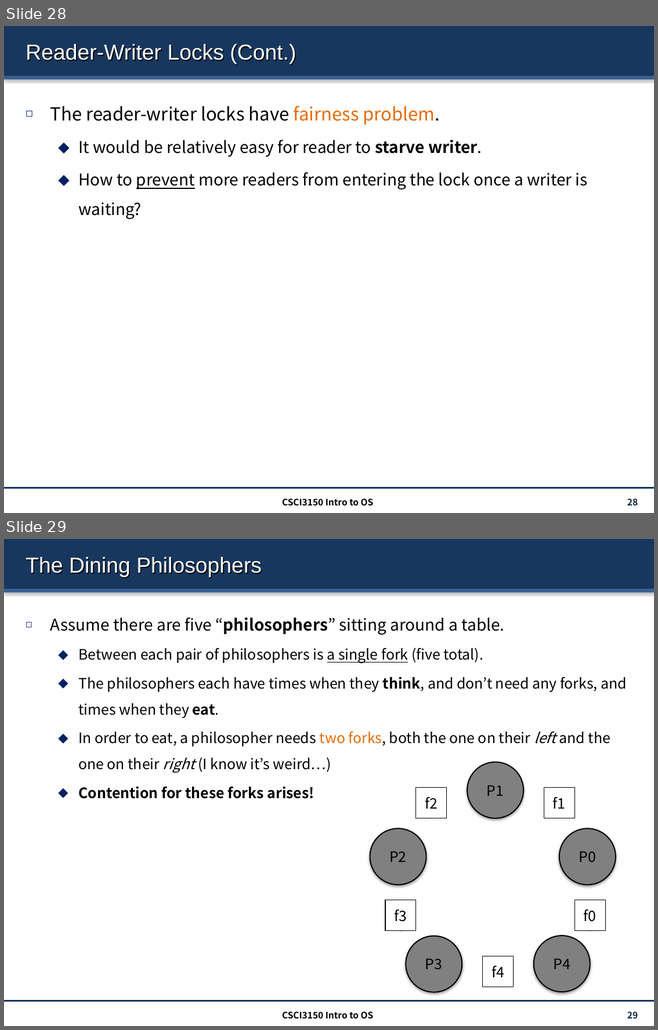
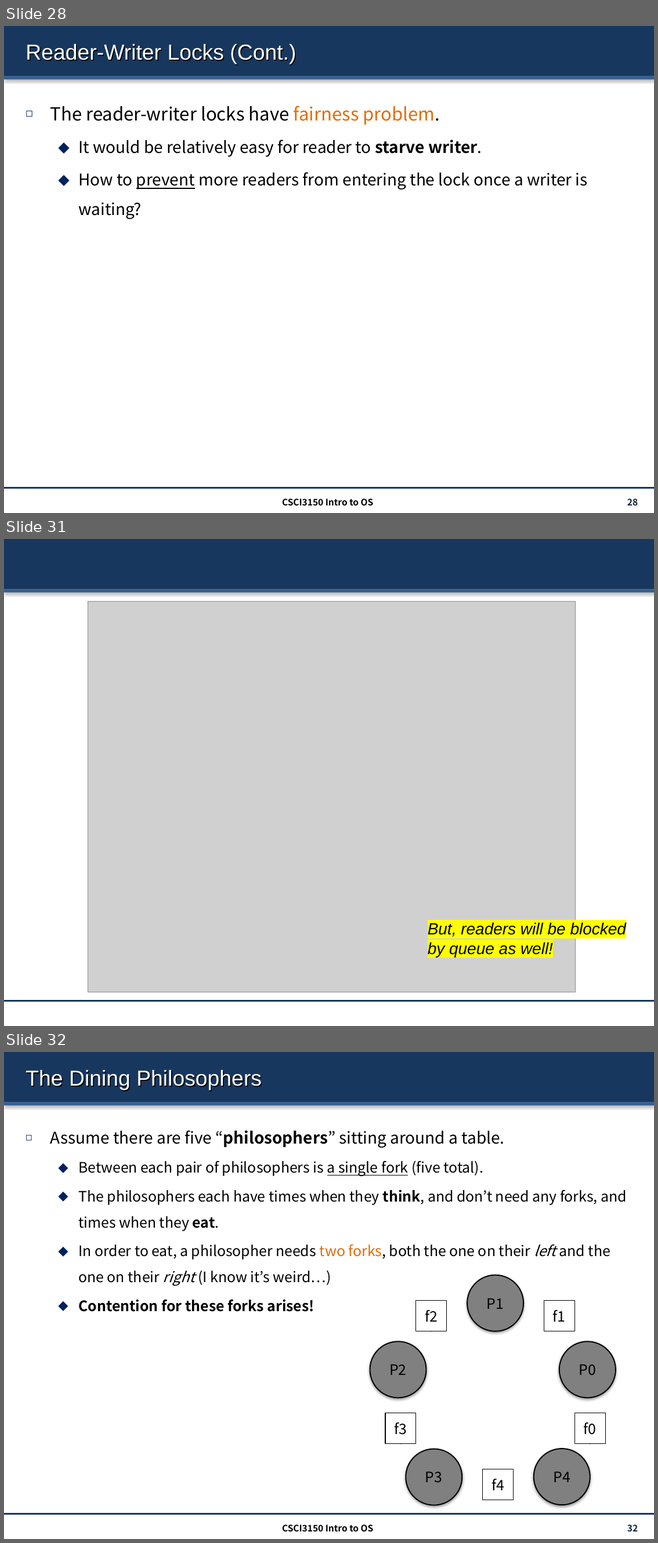
Before and after one commit to henryhxu/CSCI3150, a slide deck: lectures/lec7_sema.pptx. Shown one above the other, each under a label of ours: slides 28 and 29 before the commit, slides 28, 31 and 32 after it; the slides between them are not shown. The pictures are 658x1030 and 658x1543 pixels, drawn with LibreOffice and Linux fonts; fonts in the diff are those of the drawing; grey boxes stand for pictures. Boxes give left, top, right and bottom in pixels: in the first picture for what was removed or moved away, otherwise in the second. Text is boxed around its words. In the diff, an @@ line names an element or a change of style, - is before the commit and + after.

```diff
--- a/lectures/lec7_sema.pptx
+++ b/lectures/lec7_sema.pptx
@@ slide 31 added at (x1=4, y1=539, x2=654, y2=1026), background #FFFFFF; not listed: 3 template elements that a slide beside it also shows @@
@@ picture added at (x1=88, y1=602, x2=575, y2=993) @@
@@ text added at (x1=427, y1=922, x2=626, y2=957), 18 pt, text #000000, italic @@
+But, readers will be blocked by queue as well!
@@ what was slide 29 is now slide 32 @@
@@ page number at (x1=627, y1=1525, x2=637, y2=1532): text changed @@
-29
+32
```
Also in this commit, not shown: 1 slide changed, 3 other slides added.
